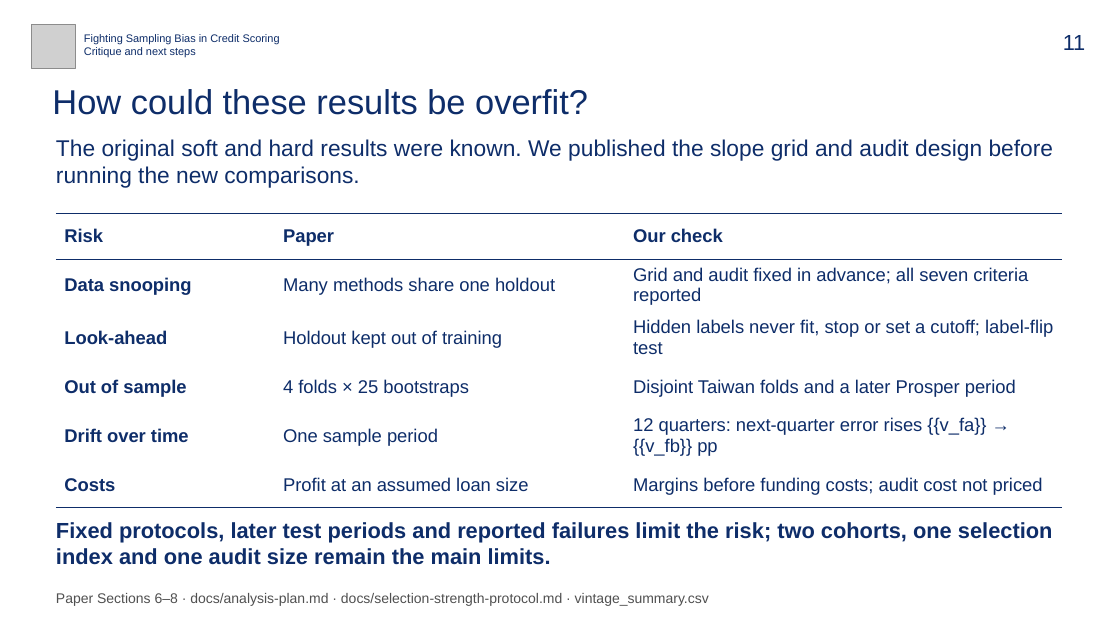
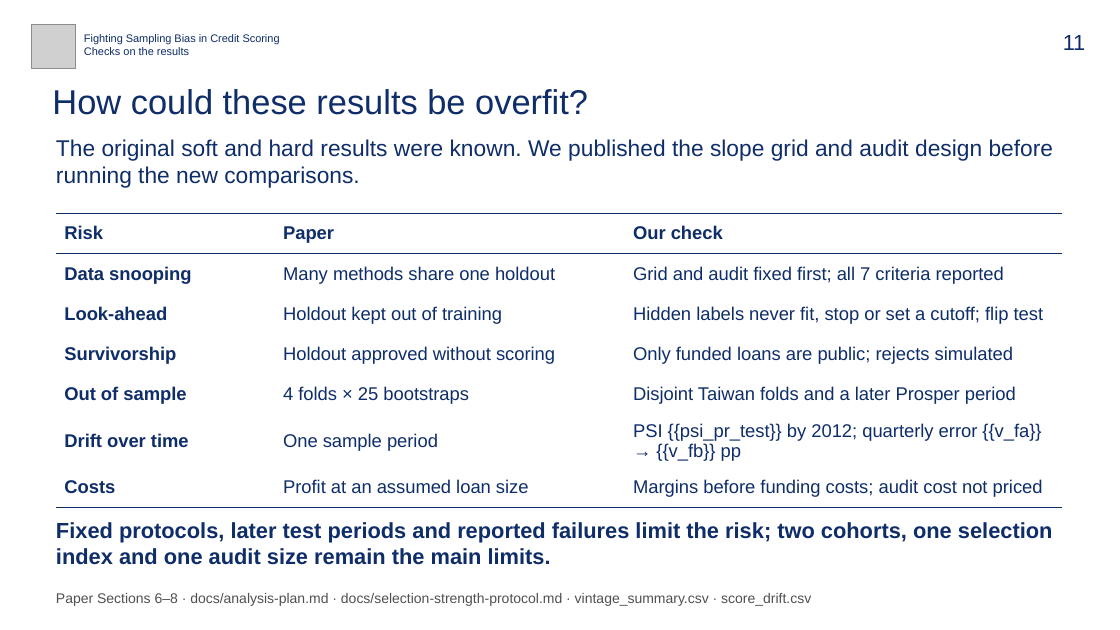
Before and after one commit to bigpurota/paper11, a slide deck: slide 11 of slides/talk-template.pptx. Drawn at 1120x630 pixels with LibreOffice and Linux fonts; fonts in the diff are those of the drawing; grey boxes stand for pictures. Boxes give left, top, right and bottom in pixels: in the first picture for what was removed or moved away, otherwise in the second. Text is boxed around its words. In the diff, an @@ line names an element or a change of style, - is before the commit and + after.

```diff
--- a/slides/talk-template.pptx
+++ b/slides/talk-template.pptx
@@ text at [84, 47, 189, 55]: text changed @@
-Critique and next steps
+Checks on the results
@@ table at [56, 213, 1063, 501] @@
-row 2: Data snooping | Many methods share one holdout | Grid and audit fixed in advance; all seven criteria reported
-row 3: Look-ahead | Holdout kept out of training | Hidden labels never fit, stop or set a cutoff; label-flip test
+row 2: Data snooping | Many methods share one holdout | Grid and audit fixed first; all 7 criteria reported
+row 3: Look-ahead | Holdout kept out of training | Hidden labels never fit, stop or set a cutoff; flip test
+row 4: Survivorship | Holdout approved without scoring | Only funded loans are public; rejects simulated
-row 6, column 3: 12 quarters: next-quarter error rises {{v_fa}} → {{v_fb}} pp
+row 6, column 3: PSI {{psi_pr_test}} by 2012; quarterly error {{v_fa}} → {{v_fb}} pp
@@ text at [56, 593, 811, 606]: text changed @@
-Paper Sections 6–8 · docs/analysis-plan.md · docs/selection-strength-protocol.md · vintage_summary.csv
+Paper Sections 6–8 · docs/analysis-plan.md · docs/selection-strength-protocol.md · vintage_summary.csv · score_drift.csv
```
Also in this commit, not shown: 6 other slides changed, 23 other files.
